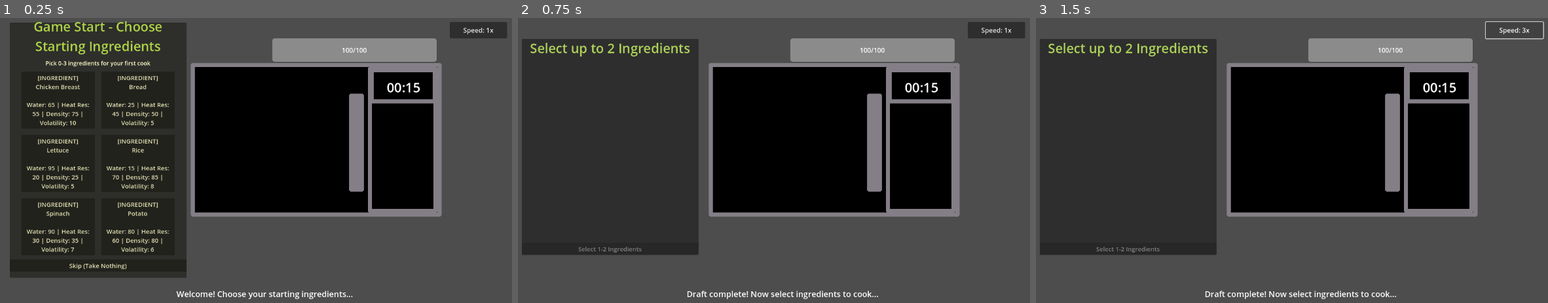
Above: before the commit, frames 1-3 (left to right).
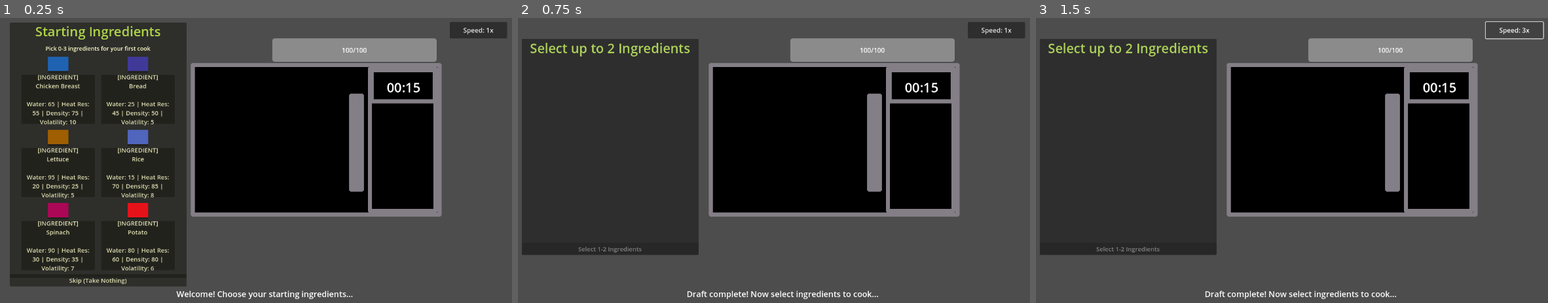
Above: after the commit, the same moments.

Repository: Oblongjapan/CasseroleQuest
Game: Godot game, scene res://scenes/main.tscn
Same seed, same stepped clock (60 frames per second), same inputs: the game is played once before the commit and once after it.
Inputs:
- Up to frame 1 (0.25 s): no input
- Up to frame 2 (0.75 s): click "Skip (Take Nothing)" at 0.5 s
- Up to frame 3 (1.5 s): click "Speed: 1x" at 1.25 s

The runs differ from the first frame. In frame 1, 6.5% of the frame differs, in the area x 1-37%, y 1-95%; in frame 2, nothing differs; in frame 3, nothing differs.

Commit message:
Add ingredient sprite spreading along x-axis with overlap
- Created ingredient_sprite_container.gd for reusable sprite arrangement
- Created plate_display.gd to show ingredients during cooking
- Updated draft_selector.gd to show ingredient sprites in cards
- Updated ingredient_selector.gd to show ingredient sprites in cards
- Added PlateDisplay node to main scene with centered ingredient container
- Sprites are arranged horizontally with configurable overlap (-15px separation)
- Each ingredient gets a unique color based on its properties

Co-authored-by: Oblongjapan <183221459+Oblongjapan@users.noreply.github.com>

Diff:
--- a/scenes/main.tscn
+++ b/scenes/main.tscn
@@ -11,6 +11,8 @@
 [ext_resource type="Script" path="res://scripts/ui/active_item_button_ui.gd" id="8_item_button"]
 [ext_resource type="Script" path="res://scripts/ui/draft_selector.gd" id="9_draft"]
 [ext_resource type="Script" path="res://scripts/ui/relic_display.gd" id="10_relic"]
+[ext_resource type="Script" path="res://scripts/ui/plate_display.gd" id="11_plate"]
+[ext_resource type="Script" path="res://scripts/ui/ingredient_sprite_container.gd" id="12_sprite_container"]
 
 [sub_resource type="SystemFont" id="SystemFont_ft4j3"]
 font_names = PackedStringArray("Book Antiqua")
@@ -44,6 +46,37 @@
 [node name="Background" type="Sprite2D" parent="UI"]
 position = Vector2(597, 386)
 texture = ExtResource("5_mf186")
+
+[node name="PlateDisplay" type="Control" parent="UI"]
+layout_mode = 3
+anchors_preset = 8
+anchor_left = 0.5
+anchor_top = 0.5
+anchor_right = 0.5
+anchor_bottom = 0.5
+offset_left = -100.0
+offset_top = -20.0
+offset_right = 100.0
+offset_bottom = 60.0
+grow_horizontal = 2
+grow_vertical = 2
+script = ExtResource("11_plate")
+
+[node name="IngredientContainer" type="HBoxContainer" parent="UI/PlateDisplay"]
+layout_mode = 1
+anchors_preset = 8
+anchor_left = 0.5
+anchor_top = 0.5
+anchor_right = 0.5
+anchor_bottom = 0.5
+offset_left = -100.0
+offset_top = -40.0
+offset_right = 100.0
+offset_bottom = 40.0
+grow_horizontal = 2
+grow_vertical = 2
+alignment = 1
+script = ExtResource("12_sprite_container")
 
 [node name="MoistureBar" type="ProgressBar" parent="UI"]
 offset_left = 686.0
--- a/scripts/ui/draft_selector.gd
+++ b/scripts/ui/draft_selector.gd
@@ -144,9 +144,13 @@
 		draft_grid.add_child(card)
 
 ## Create a single draft card button
-func _create_draft_card(item: Dictionary) -> Button:
+func _create_draft_card(item: Dictionary) -> Control:
+	# Use a VBoxContainer to hold button and sprite display
+	var container = VBoxContainer.new()
+	container.custom_minimum_size = Vector2(180, 160)
+
 	var card = Button.new()
-	card.custom_minimum_size = Vector2(180, 140)
+	card.custom_minimum_size = Vector2(180, 120)
 	card.autowrap_mode = TextServer.AUTOWRAP_WORD_SMART
 
 	var item_name: String
@@ -159,6 +163,11 @@
 			category_label = "[INGREDIENT]"
 			item_name = ingredient.name
 			item_info = ingredient.get_stats_description()
+
+			# Add visual sprite representation for ingredients
+			var sprite_container = _create_ingredient_sprite_container([ingredient])
+			sprite_container.custom_minimum_size = Vector2(180, 40)
+			container.add_child(sprite_container)
 		ItemCategory.ACTIVE_ITEM:
 			var active_item: ActiveItem = item.data
 			category_label = "[ITEM]"
@@ -175,7 +184,35 @@
 	# Connect pressed signal
 	card.pressed.connect(_on_draft_card_pressed.bind(item, card))
 
-	return card
+	container.add_child(card)
+	return container
+
+## Create a visual ingredient sprite container
+func _create_ingredient_sprite_container(ingredients: Array[IngredientModel]) -> HBoxContainer:
+	var container = HBoxContainer.new()
+	container.alignment = BoxContainer.ALIGNMENT_CENTER
+	container.add_theme_constant_override("separation", -15)  # Overlap amount
+
+	for ingredient in ingredients:
+		var panel = Panel.new()
+		panel.custom_minimum_size = Vector2(50, 35)
+
+		var color_rect = ColorRect.new()
+		color_rect.custom_minimum_size = Vector2(50, 35)
+		color_rect.color = _get_ingredient_color(ingredient)
+		panel.add_child(color_rect)
+
+		container.add_child(panel)
+
+	return container
+
+## Generate a color for an ingredient based on its properties
+func _get_ingredient_color(ingredient: IngredientModel) -> Color:
+	var name_hash = ingredient.name.hash()
+	var hue = float(name_hash % 360) / 360.0
+	var saturation = 0.6 + (ingredient.water_content / 100.0) * 0.4
+	var value = 0.5 + (ingredient.density / 100.0) * 0.5
+	return Color.from_hsv(hue, saturation, value)
 
 ## Handle draft card selection
 func _on_draft_card_pressed(item: Dictionary, card: Button) -> void:
--- a/scripts/ui/ingredient_selector.gd
+++ b/scripts/ui/ingredient_selector.gd
@@ -46,16 +46,53 @@
 		ingredient_grid.add_child(card)
 
 ## Create a single ingredient card button
-func _create_ingredient_card(ingredient: IngredientModel) -> Button:
+func _create_ingredient_card(ingredient: IngredientModel) -> Control:
+	# Use a VBoxContainer to hold sprite display and button
+	var container = VBoxContainer.new()
+	container.custom_minimum_size = Vector2(150, 140)
+
+	# Add visual sprite representation at the top
+	var sprite_container = _create_ingredient_sprite_container([ingredient])
+	sprite_container.custom_minimum_size = Vector2(150, 40)
+	container.add_child(sprite_container)
+
 	var card = Button.new()
-	card.custom_minimum_size = Vector2(150, 120)
+	card.custom_minimum_size = Vector2(150, 100)
 	card.text = "%s\n\n%s" % [ingredient.name, ingredient.get_stats_description()]
 	card.autowrap_mode = TextServer.AUTOWRAP_WORD_SMART
 
 	# Connect pressed signal
 	card.pressed.connect(_on_ingredient_card_pressed.bind(ingredient, card))
 
-	return card
+	container.add_child(card)
+	return container
+
+## Create a visual ingredient sprite container
+func _create_ingredient_sprite_container(ingredients: Array[IngredientModel]) -> HBoxContainer:
+	var container = HBoxContainer.new()
+	container.alignment = BoxContainer.ALIGNMENT_CENTER
+	container.add_theme_constant_override("separation", -15)  # Overlap amount
+
+	for ingredient in ingredients:
+		var panel = Panel.new()
+		panel.custom_minimum_size = Vector2(50, 35)
+
+		var color_rect = ColorRect.new()
+		color_rect.custom_minimum_size = Vector2(50, 35)
+		color_rect.color = _get_ingredient_color(ingredient)
+		panel.add_child(color_rect)
+
+		container.add_child(panel)
+
+	return container
+
+## Generate a color for an ingredient based on its properties
+func _get_ingredient_color(ingredient: IngredientModel) -> Color:
+	var name_hash = ingredient.name.hash()
+	var hue = float(name_hash % 360) / 360.0
+	var saturation = 0.6 + (ingredient.water_content / 100.0) * 0.4
+	var value = 0.5 + (ingredient.density / 100.0) * 0.5
+	return Color.from_hsv(hue, saturation, value)
 
 ## Handle ingredient card selection
 func _on_ingredient_card_pressed(ingredient: IngredientModel, card: Button) -> void:
--- /dev/null
+++ b/scripts/ui/ingredient_sprite_container.gd
@@ -0,0 +1,85 @@
+extends HBoxContainer
+
+## Container that displays ingredient sprites spread along x-axis with overlap
+## Used for visual representation in plate, cards, and microwave displays
+
+# Configuration for visual arrangement
+@export var overlap_amount: float = 20.0  ## How much sprites overlap (in pixels)
+@export var sprite_size: Vector2 = Vector2(80, 80)  ## Size of each ingredient sprite
+@export var use_colored_placeholders: bool = true  ## Use colored rects as placeholders when no textures
+
+var current_ingredients: Array[IngredientModel] = []
+
+func _ready():
+	# Configure container to allow overlap
+	add_theme_constant_override("separation", -int(overlap_amount))
+
+## Display ingredients with visual overlap
+## ingredients: Array of IngredientModel to display
+func display_ingredients(ingredients: Array[IngredientModel]) -> void:
+	clear_ingredients()
+	current_ingredients = ingredients
+
+	for ingredient in ingredients:
+		var sprite_panel = _create_ingredient_sprite(ingredient)
+		add_child(sprite_panel)
+
+## Clear all displayed ingredients
+func clear_ingredients() -> void:
+	for child in get_children():
+		child.queue_free()
+	current_ingredients.clear()
+
+## Create a visual representation of an ingredient
+func _create_ingredient_sprite(ingredient: IngredientModel) -> Control:
+	var panel = Panel.new()
+	panel.custom_minimum_size = sprite_size
+
+	if use_colored_placeholders:
+		# Create a colored placeholder based on ingredient properties
+		var color_rect = ColorRect.new()
+		color_rect.custom_minimum_size = sprite_size
+		color_rect.color = _get_ingredient_color(ingredient)
+		panel.add_child(color_rect)
+
+		# Add label with ingredient name
+		var label = Label.new()
+		label.text = ingredient.name
+		label.horizontal_alignment = HORIZONTAL_ALIGNMENT_CENTER
+		label.vertical_alignment = VERTICAL_ALIGNMENT_CENTER
+		label.autowrap_mode = TextServer.AUTOWRAP_WORD_SMART
+		label.custom_minimum_size = sprite_size
+		label.add_theme_font_size_override("font_size", 10)
+		panel.add_child(label)
+	else:
+		# In future, load actual texture here
+		# var texture_rect = TextureRect.new()
+		# texture_rect.texture = load("res://Assets/ingredients/%s.png" % ingredient.name.to_lower())
+		# panel.add_child(texture_rect)
+		pass
+
+	return panel
+
+## Generate a color for an ingredient based on its properties
+func _get_ingredient_color(ingredient: IngredientModel) -> Color:
+	# Use ingredient name hash to generate consistent colors
+	var name_hash = ingredient.name.hash()
+	var hue = float(name_hash % 360) / 360.0
+
+	# Adjust saturation and value based on water content
+	var saturation = 0.6 + (ingredient.water_content / 100.0) * 0.4
+	var value = 0.5 + (ingredient.density / 100.0) * 0.5
+
+	return Color.from_hsv(hue, saturation, value)
+
+## Update overlap amount dynamically
+func set_overlap(new_overlap: float) -> void:
+	overlap_amount = new_overlap
+	add_theme_constant_override("separation", -int(overlap_amount))
+
+## Update sprite size dynamically
+func set_sprite_size(new_size: Vector2) -> void:
+	sprite_size = new_size
+	# Refresh display if ingredients are already shown
+	if current_ingredients.size() > 0:
+		display_ingredients(current_ingredients)
--- /dev/null
+++ b/scripts/ui/plate_display.gd
@@ -0,0 +1,40 @@
+extends Control
+
+## Visual display of the plate with ingredients spread across it
+## Shows current ingredients during cooking round
+
+@onready var ingredient_container: HBoxContainer = $IngredientContainer
+
+var current_ingredient_1: IngredientModel = null
+var current_ingredient_2: IngredientModel = null
+
+func _ready():
+	# Connect to round events
+	EventBus.round_started.connect(_on_round_started)
+	EventBus.round_completed.connect(_on_round_completed)
+	hide()
+
+## Show plate with ingredients when round starts
+func _on_round_started(ingredient_1: IngredientModel, ingredient_2: IngredientModel) -> void:
+	current_ingredient_1 = ingredient_1
+	current_ingredient_2 = ingredient_2
+
+	# Build ingredients array (handle duplicate ingredient case)
+	var ingredients: Array[IngredientModel] = []
+	if ingredient_1:
+		ingredients.append(ingredient_1)
+	if ingredient_2 and ingredient_2 != ingredient_1:
+		ingredients.append(ingredient_2)
+	elif ingredient_2:
+		# Same ingredient used twice, show it twice
+		ingredients.append(ingredient_2)
+
+	# Display ingredients on plate
+	if ingredient_container:
+		ingredient_container.display_ingredients(ingredients)
+
+	show()
+
+## Hide plate when round completes
+func _on_round_completed(success: bool, final_moisture: float) -> void:
+	hide()
Not shown: 1 places in scenes/main.tscn that only renumber resources
